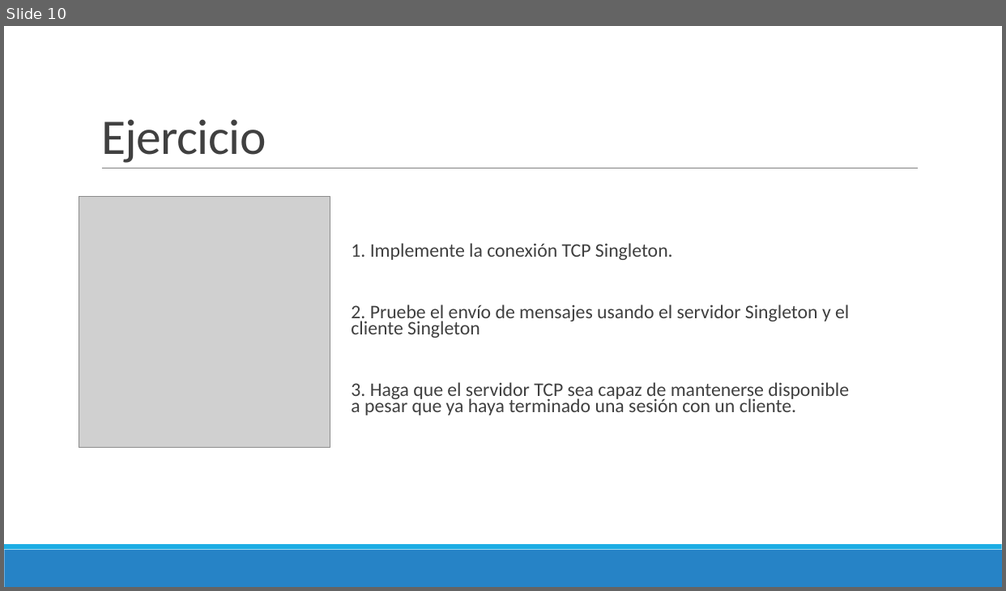
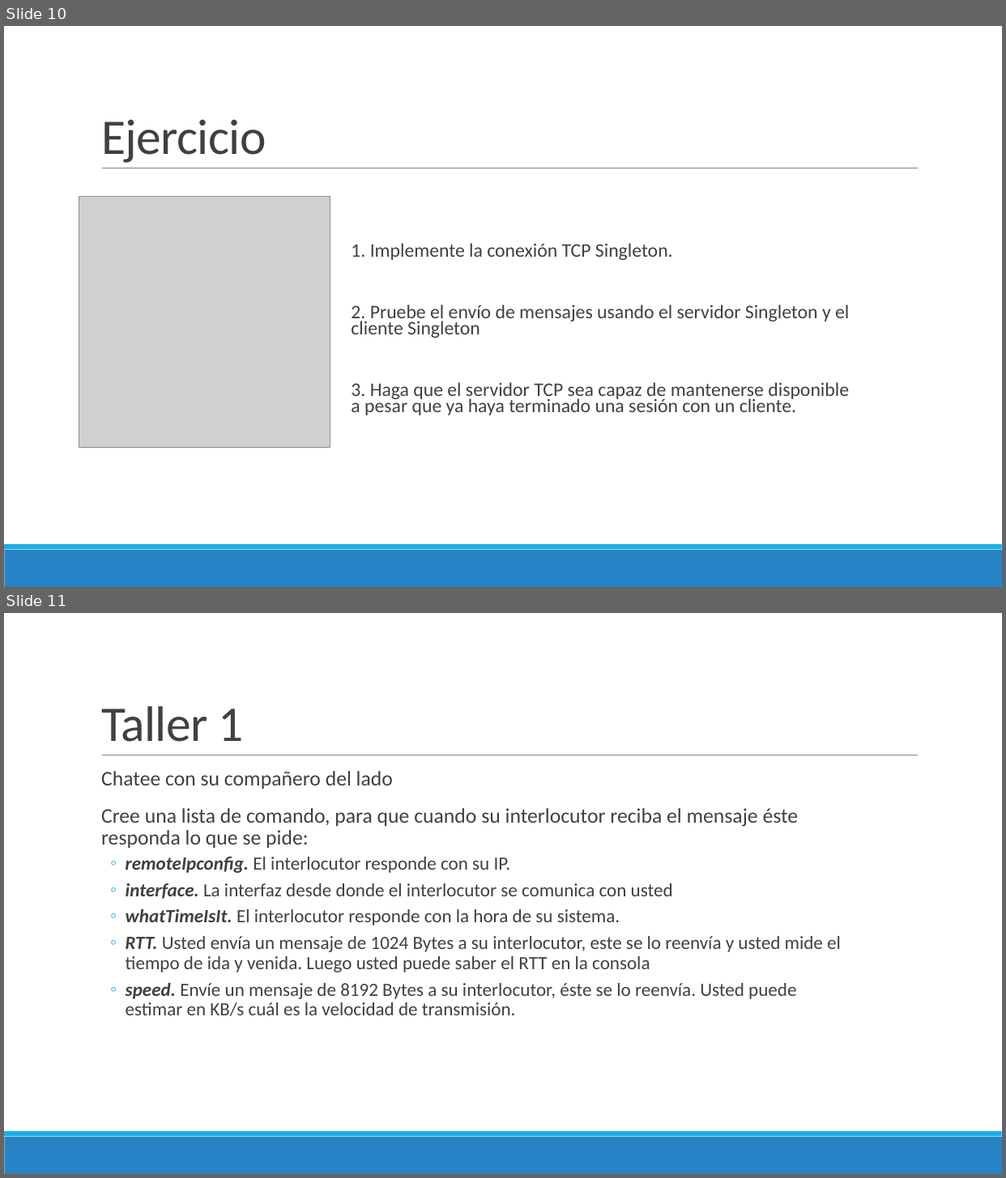
Before and after one commit to Domiciano/ProgramRed192, a slide deck: Clase3/Presentación.pptx. Shown one above the other, each under a label of ours: slide 10 before the commit, slides 10 and 11 after it. The pictures are 1006x591 and 1006x1178 pixels, drawn with LibreOffice and Linux fonts; fonts in the diff are those of the drawing; grey boxes stand for pictures. Boxes give left, top, right and bottom in pixels: in the first picture for what was removed or moved away, otherwise in the second. Text is boxed around its words. In the diff, an @@ line names an element or a change of style, - is before the commit and + after.

```diff
--- a/Clase3/Presentación.pptx
+++ b/Clase3/Presentación.pptx
@@ slide 11 added at <box>4,613,1002,1174</box>, background #FFFFFF; not listed: 3 template elements that a slide beside it also shows @@
@@ title added at <box>101,706,243,742</box>, 48 pt, text #404040 @@
+Taller 1
@@ text added at <box>101,771,841,1016</box>, 18 pt, text #404040 @@
+  Chatee con su compañero del lado
+  Cree una lista de comando, para que cuando su interlocutor reciba el mensaje éste responda lo que se pide:
+  ◦ remoteIpconfig. El interlocutor responde con su IP.
+  ◦ interface. La interfaz desde donde el interlocutor se comunica con usted
+  ◦ whatTimeIsIt. El interlocutor responde con la hora de su sistema.
+  ◦ RTT. Usted envía un mensaje de 1024 Bytes a su interlocutor, este se lo reenvía y usted mide el tiempo de ida y venida. Luego usted puede saber el RTT en la consola
+  ◦ speed. Envíe un mensaje de 8192 Bytes a su interlocutor, éste se lo reenvía. Usted puede estimar en KB/s cuál es la velocidad de transmisión.
```
Also in this commit, not shown: 2 slides removed, 10 other files.
